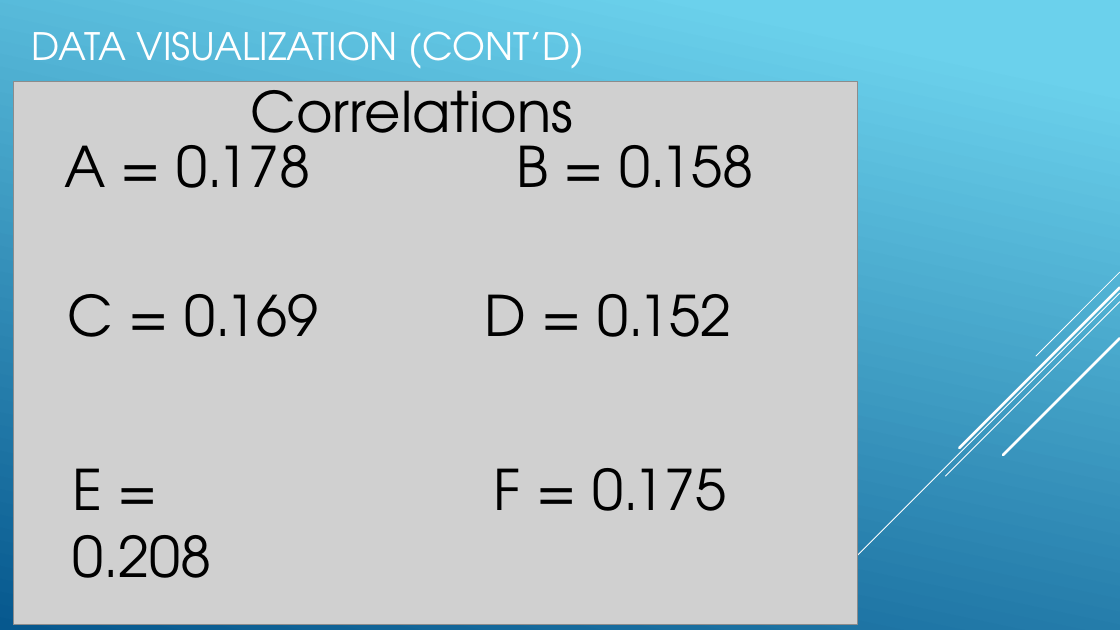
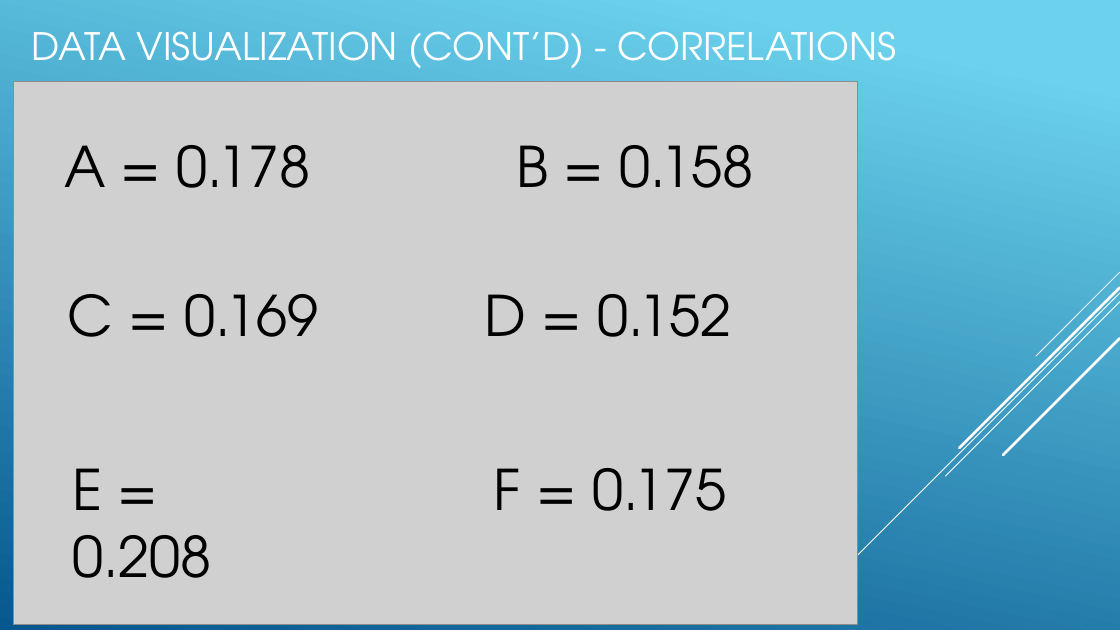
Before and after one commit to natenyahoo/GrandWham, a slide deck: slide 3 of GrandWhamPresentation.pptx (slide 4 before the commit). Drawn at 1120x630 pixels with LibreOffice and Linux fonts; fonts in the diff are those of the drawing; grey boxes stand for pictures. Boxes give left, top, right and bottom in pixels: in the first picture for what was removed or moved away, otherwise in the second. Text is boxed around its words. In the diff, an @@ line names an element or a change of style, - is before the commit and + after.

```diff
--- a/GrandWhamPresentation.pptx
+++ b/GrandWhamPresentation.pptx
@@ title at (x1=31, y1=31, x2=896, y2=68): text changed @@
-DATA VISUALIZATION (CONT’D)
+DATA VISUALIZATION (CONT’D) - CORRELATIONS
@@ text removed at (x1=251, y1=74, x2=574, y2=158) @@
-Correlations
```
Also in this commit, not shown: 4 other slides changed, 1 slide removed.
